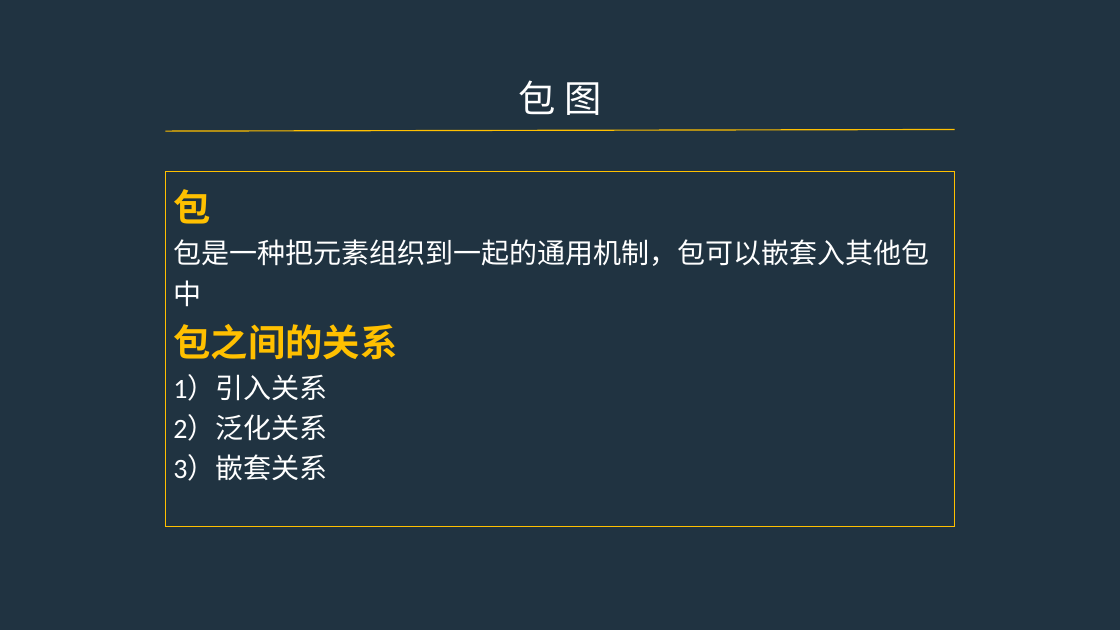
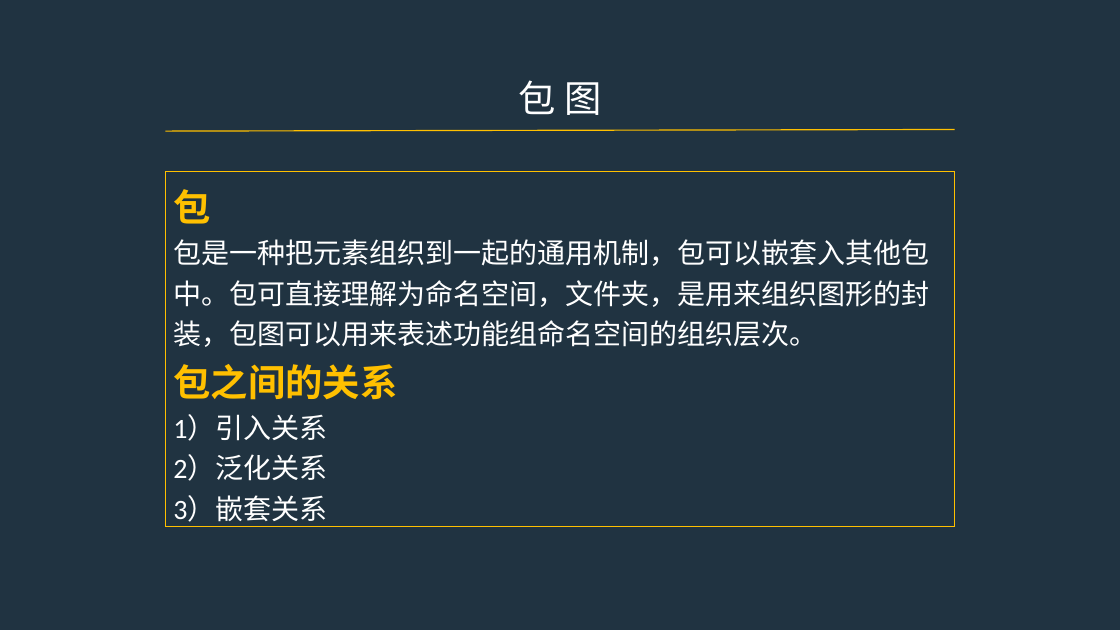
Before and after one commit to PRD2017-G07/G07-teamwork, a slide deck: slide 25 of 0PPT/UML图2.pptx (slide 13 before the commit). Drawn at 1120x630 pixels with LibreOffice and Linux fonts; fonts in the diff are those of the drawing. Boxes give left, top, right and bottom in pixels: in the first picture for what was removed or moved away, otherwise in the second. Text is boxed around its words. In the diff, an @@ line names an element or a change of style, - is before the commit and + after.

```diff
--- a/0PPT/UML图2.pptx
+++ b/0PPT/UML图2.pptx
@@ text in rectangle at bbox=[173, 239, 929, 347]: text changed @@
-包是一种把元素组织到一起的通用机制，包可以嵌套入其他包中
+包是一种把元素组织到一起的通用机制，包可以嵌套入其他包中。包可直接理解为命名空间，文件夹，是用来组织图形的封装，包图可以用来表述功能组命名空间的组织层次。
```
Also in this commit, not shown: 8 other slides changed, 19 slides added.
